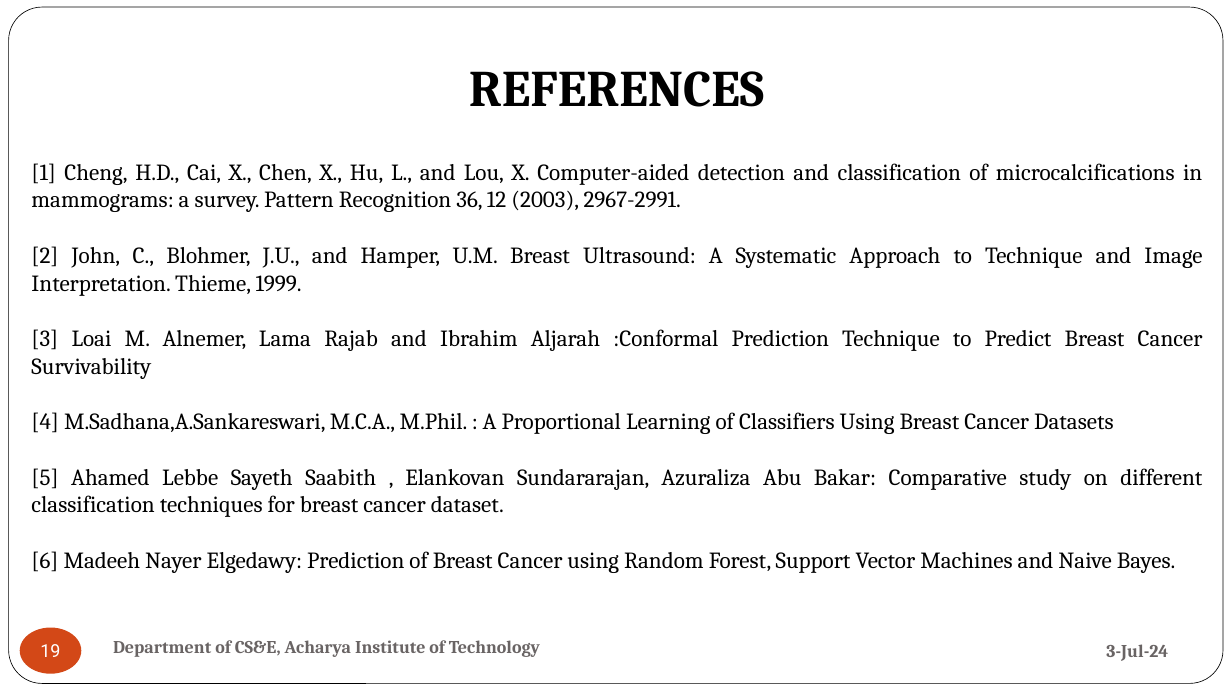
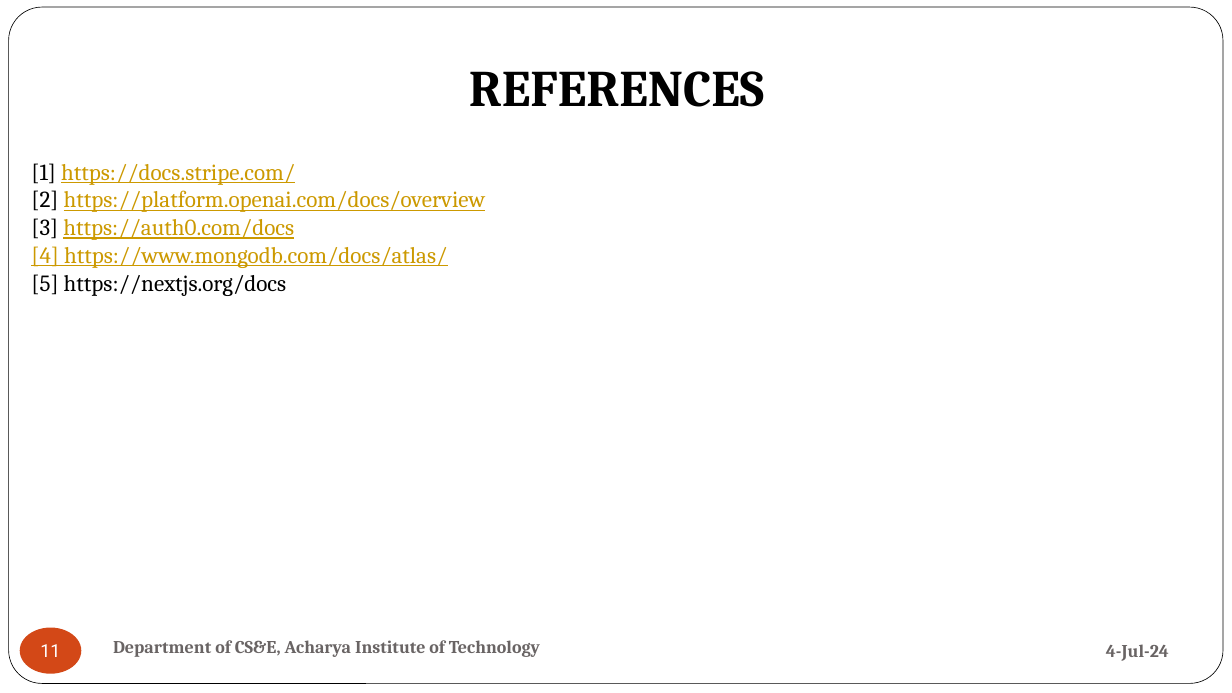
Before and after one commit to Anish202020/6th-Semester, a slide deck: slide 11 of Report and PPT/Major Mini Project/Miniproject.pptx (slide 19 before the commit). Drawn at 1232x693 pixels with LibreOffice and Linux fonts; fonts in the diff are those of the drawing. Boxes give left, top, right and bottom in pixels: in the first picture for what was removed or moved away, otherwise in the second. Text is boxed around its words. In the diff, an @@ line names an element or a change of style, - is before the commit and + after.

```diff
--- a/Report and PPT/Major Mini Project/Miniproject.pptx
+++ b/Report and PPT/Major Mini Project/Miniproject.pptx
@@ text at [31,163,486,296]: text changed; text colour #000000 to #CC9900 @@
-[1] Cheng, H.D., Cai, X., Chen, X., Hu, L., and Lou, X. Computer-aided detection and classification of microcalcifications in mammograms: a survey. Pattern Recognition 36, 12 (2003), 2967-2991.
-[2] John, C., Blohmer, J.U., and Hamper, U.M. Breast Ultrasound: A Systematic Approach to Technique and Image Interpretation. Thieme, 1999.
-[3] Loai M. Alnemer, Lama Rajab and Ibrahim Aljarah :Conformal Prediction Technique to Predict Breast Cancer Survivability
-[4] M.Sadhana,A.Sankareswari, M.C.A., M.Phil. : A Proportional Learning of Classifiers Using Breast Cancer Datasets
-[5] Ahamed Lebbe Sayeth Saabith , Elankovan Sundararajan, Azuraliza Abu Bakar: Comparative study on different classification techniques for breast cancer dataset.
-[6] Madeeh Nayer Elgedawy: Prediction of Breast Cancer using Random Forest, Support Vector Machines and Naive Bayes.
+[1] https://docs.stripe.com/
+[2] https://platform.openai.com/docs/overview
+[3] https://auth0.com/docs
+[4] https://www.mongodb.com/docs/atlas/
+[5] https://nextjs.org/docs
@@ page number at [40,644,60,657]: text changed @@
-19
+11
@@ text at [1106,644,1169,661]: text changed @@
-3-Jul-24
+4-Jul-24
```
Also in this commit, not shown: 8 other slides changed, 1 slide added, 9 slides removed, 11 other files.
